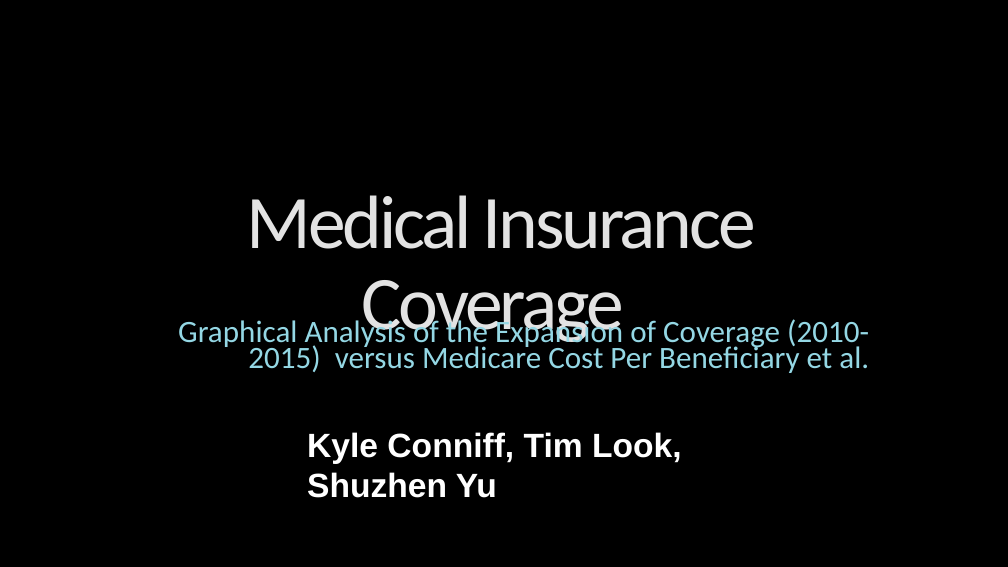
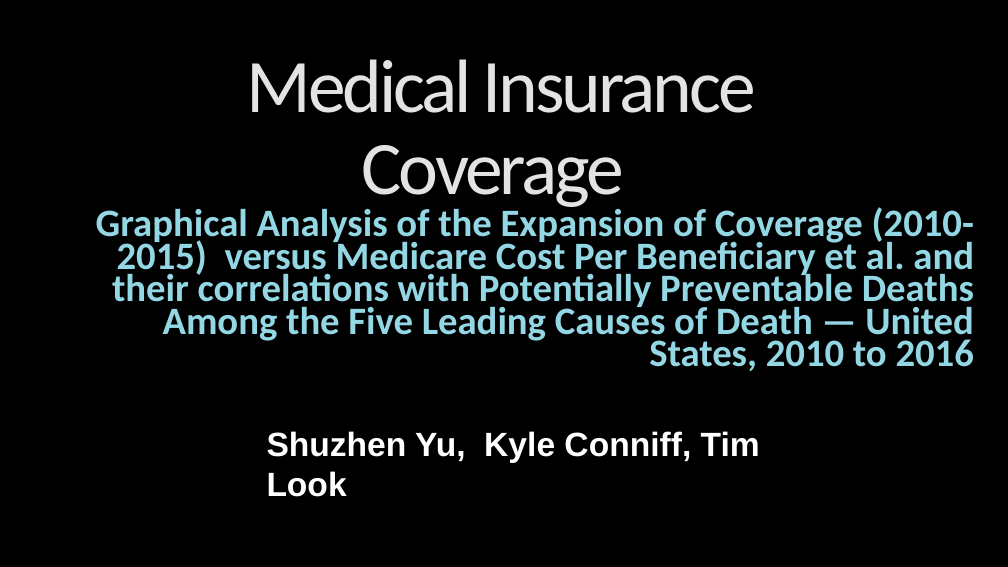
Before and after one commit to GWDataProject/Project-1, a slide deck: slide 1 of 11-14-17 Final Project_1_presentation.pptx. Drawn at 1008x567 pixels with LibreOffice and Linux fonts; fonts in the diff are those of the drawing; background and template pictures are left out. Boxes give left, top, right and bottom in pixels: in the first picture for what was removed or moved away, otherwise in the second. Text is boxed around its words. In the diff, an @@ line names an element or a change of style, - is before the commit and + after.

```diff
--- a/11-14-17 Final Project_1_presentation.pptx
+++ b/11-14-17 Final Project_1_presentation.pptx
@@ title "Medical Insurance Coverage": place and size @@
-title "Medical Insurance Coverage" at (247,195,756,347)
+title "Medical Insurance Coverage" at (247,59,756,211)
@@ subtitle at (96,204,974,371): text changed; size 29.6 to 36.9 pt; bold on @@
-Graphical Analysis of the Expansion of Coverage (2010-2015) versus Medicare Cost Per Beneficiary et al.
+Graphical Analysis of the Expansion of Coverage (2010-2015) versus Medicare Cost Per Beneficiary et al. and their correlations with Potentially Preventable Deaths Among the Five Leading Causes of Death — United States, 2010 to 2016
@@ text at (267,431,760,497): text changed @@
-Kyle Conniff, Tim Look, Shuzhen Yu
+Shuzhen Yu, Kyle Conniff, Tim Look
```
Also in this commit, not shown: 6 other slides changed.
